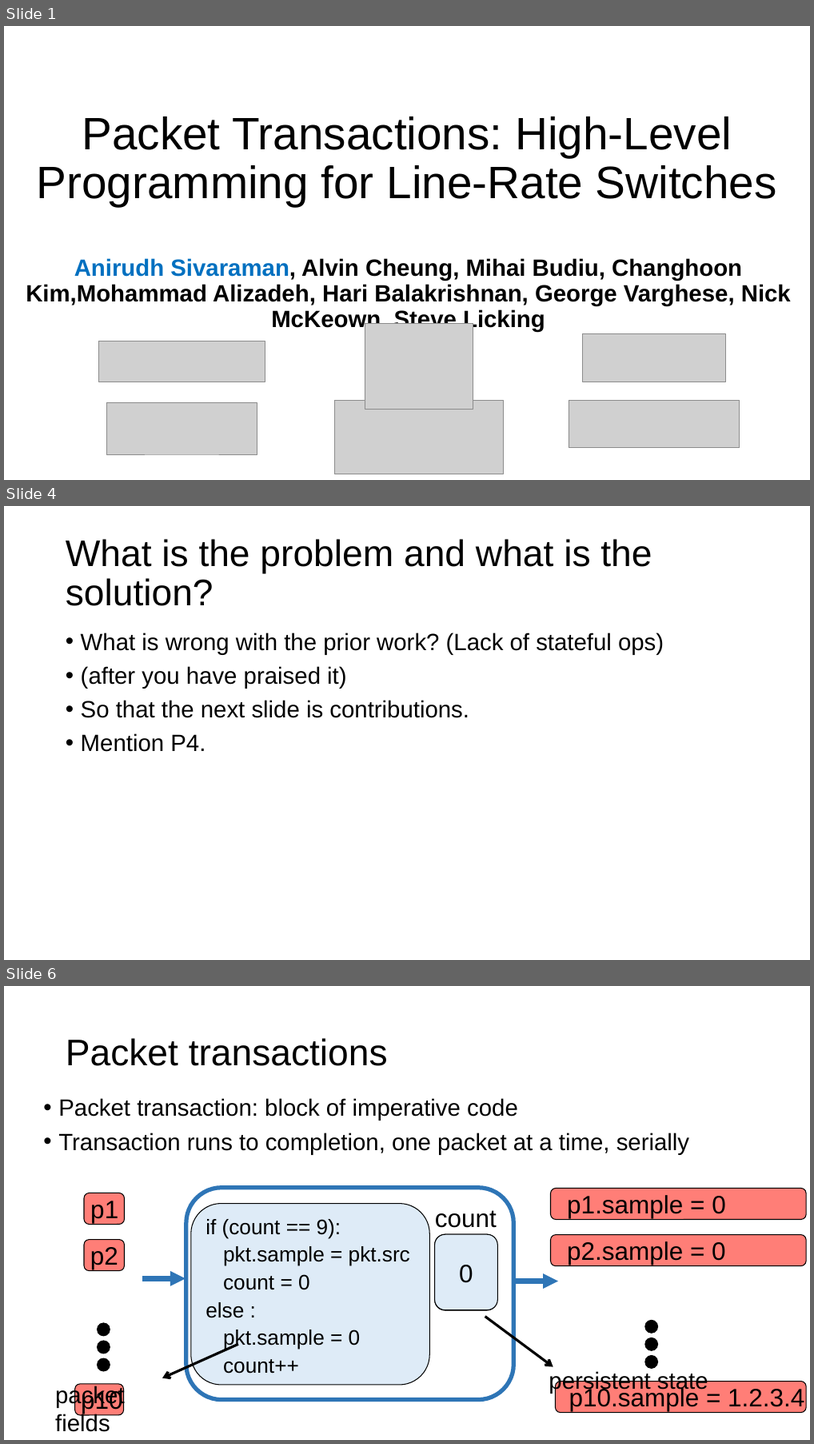
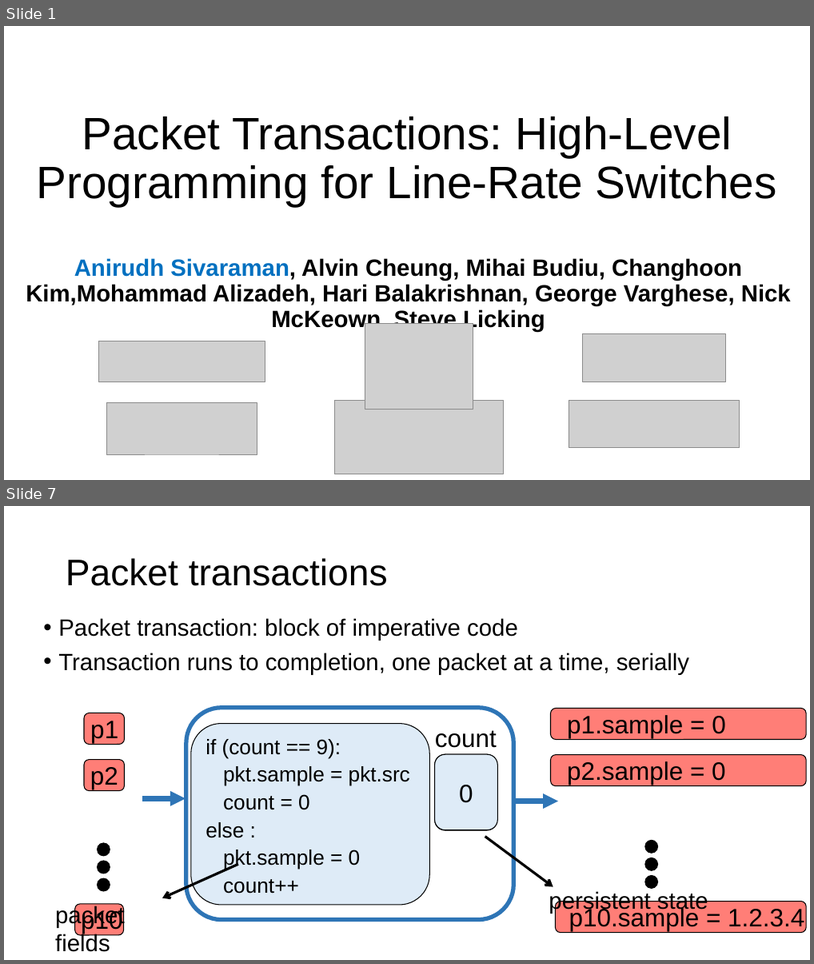
Before and after one commit to anirudhSK/pifo-domino-marple-ppts, a slide deck: domino_sigcomm.pptx. Shown one above the other, each under a label of ours: slides 1, 4 and 6 before the commit, slides 1 and 7 after it; the slides between them are not shown. The pictures are 814x1444 and 814x964 pixels, drawn with LibreOffice and Linux fonts; fonts in the diff are those of the drawing; grey boxes stand for pictures. Boxes give left, top, right and bottom in pixels: in the first picture for what was removed or moved away, otherwise in the second. Text is boxed around its words. In the diff, an @@ line names an element or a change of style, - is before the commit and + after.

```diff
--- a/domino_sigcomm.pptx
+++ b/domino_sigcomm.pptx
@@ slide 4 removed at (4, 506, 810, 960), background #FFFFFF @@
@@ title removed at (66, 539, 652, 606) @@
-What is the problem and what is the solution?
@@ text removed at (81, 632, 664, 752) @@
-• What is wrong with the prior work? (Lack of stateful ops)
-• (after you have praised it)
-• So that the next slide is contributions.
-• Mention P4.
@@ what was slide 6 is now slide 7 @@
```
Also in this commit, not shown: 8 slides changed, 8 slides added.
